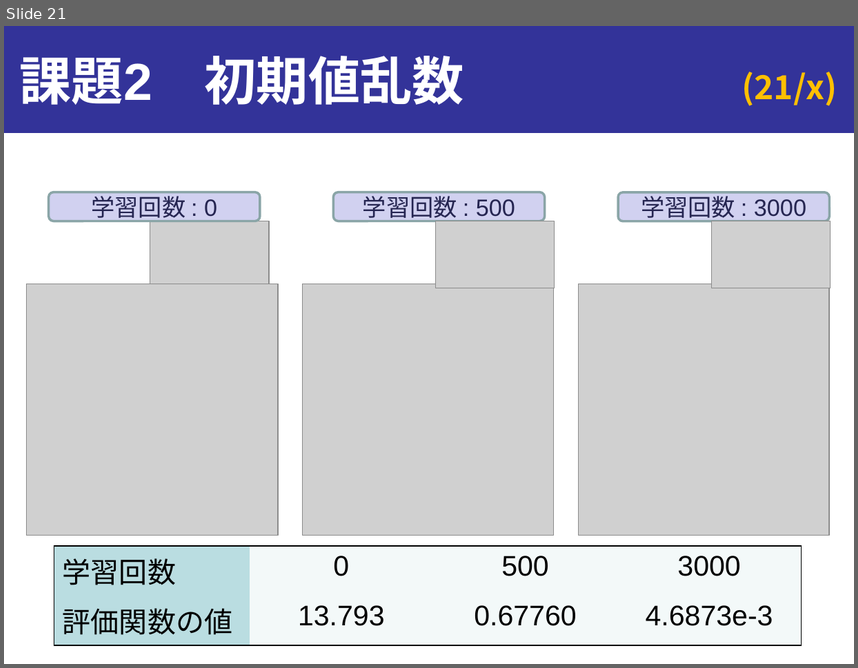
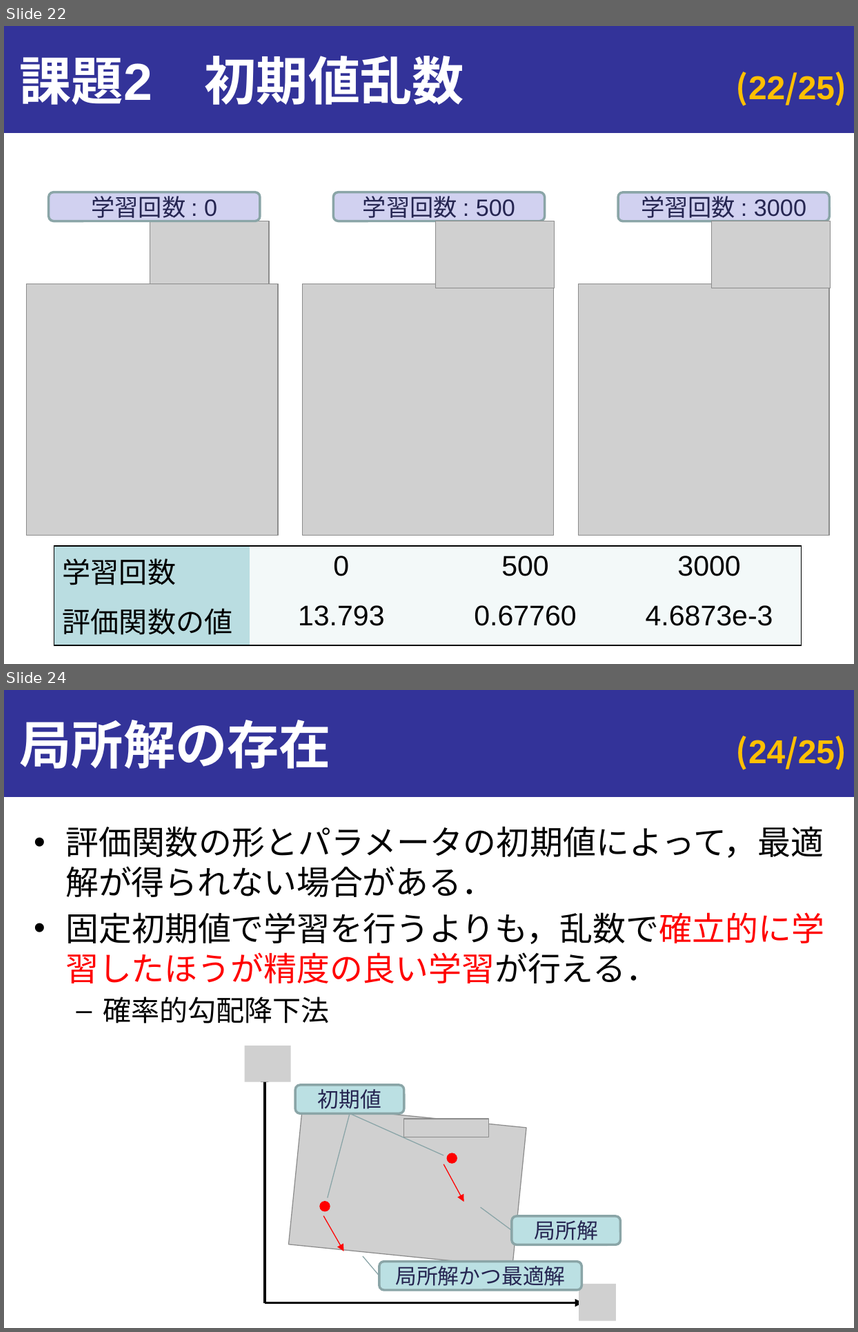
Before and after one commit to onikUone/slides, a slide deck: Junior_ex1.pptx. Shown one above the other, each under a label of ours: slide 21 before the commit, slides 22 and 24 after it; the slides between them are not shown. The pictures are 858x668 and 858x1332 pixels, drawn with LibreOffice and Linux fonts; fonts in the diff are those of the drawing; grey boxes stand for pictures. Boxes give left, top, right and bottom in pixels: in the first picture for what was removed or moved away, otherwise in the second. Text is boxed around its words. In the diff, an @@ line names an element or a change of style, - is before the commit and + after.

```diff
--- a/Junior_ex1.pptx
+++ b/Junior_ex1.pptx
@@ slide 24 added at (4,690,854,1328), background #FFFFFF; not listed: 2 template elements that a slide beside it also shows @@
@@ title added at (20,720,332,769), 44 pt, text #FFFFFF, bold @@
+局所解の存在
@@ text added at (65,826,824,1023), 28 pt, text #000000 @@
+• 評価関数の形とパラメータの初期値によって，最適解が得られない場合がある．
+• 固定初期値で学習を行うよりも，乱数で確立的に学習したほうが精度の良い学習が行える．
+  – 確率的勾配降下法
@@ group added at (245,1045,620,1321): 4 arrows, 4 pictures, 4 lines, 3 rounded rectangles, 2 ellipses @@
+局所解
+局所解かつ最適解
+初期値
@@ what was slide 21 is now slide 22 @@
@@ page number at (736,72,847,106): text changed; font Noto Sans CJK JP to Arial @@
-(21/x)
+(22/25)
```
Also in this commit, not shown: 9 slides changed, 4 other slides added, 5 slides removed, 12 other files.
